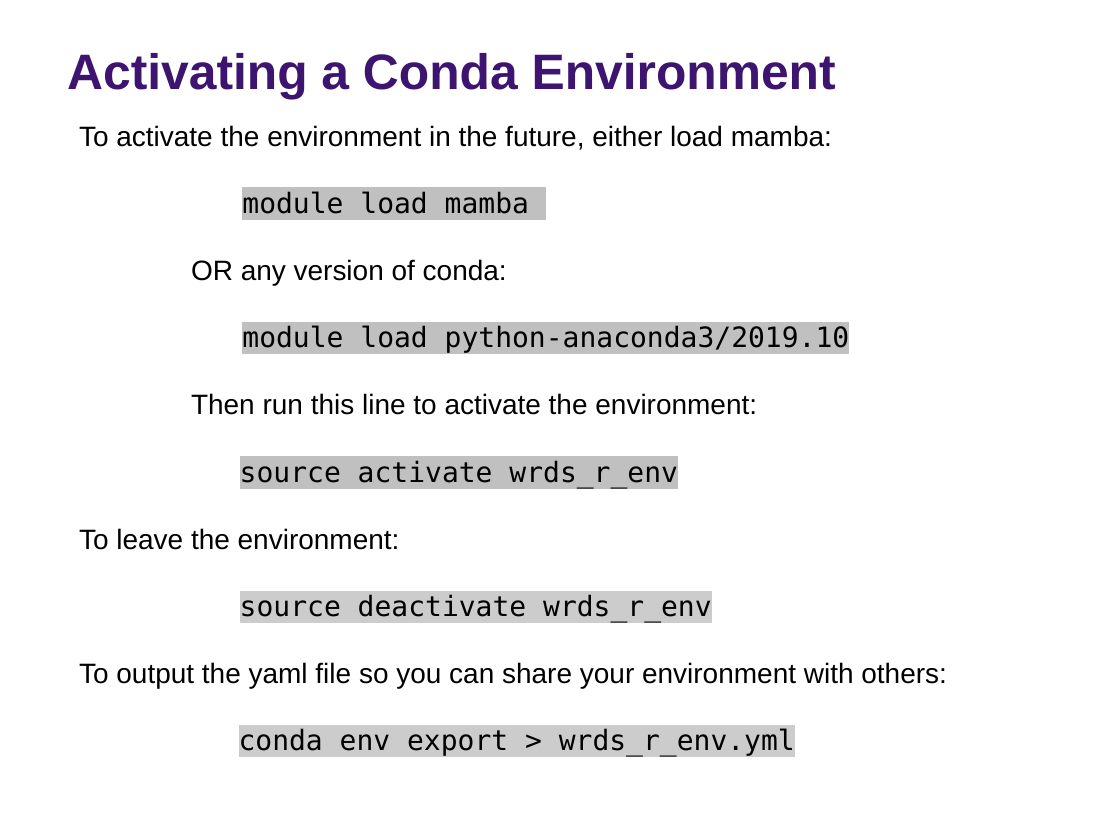
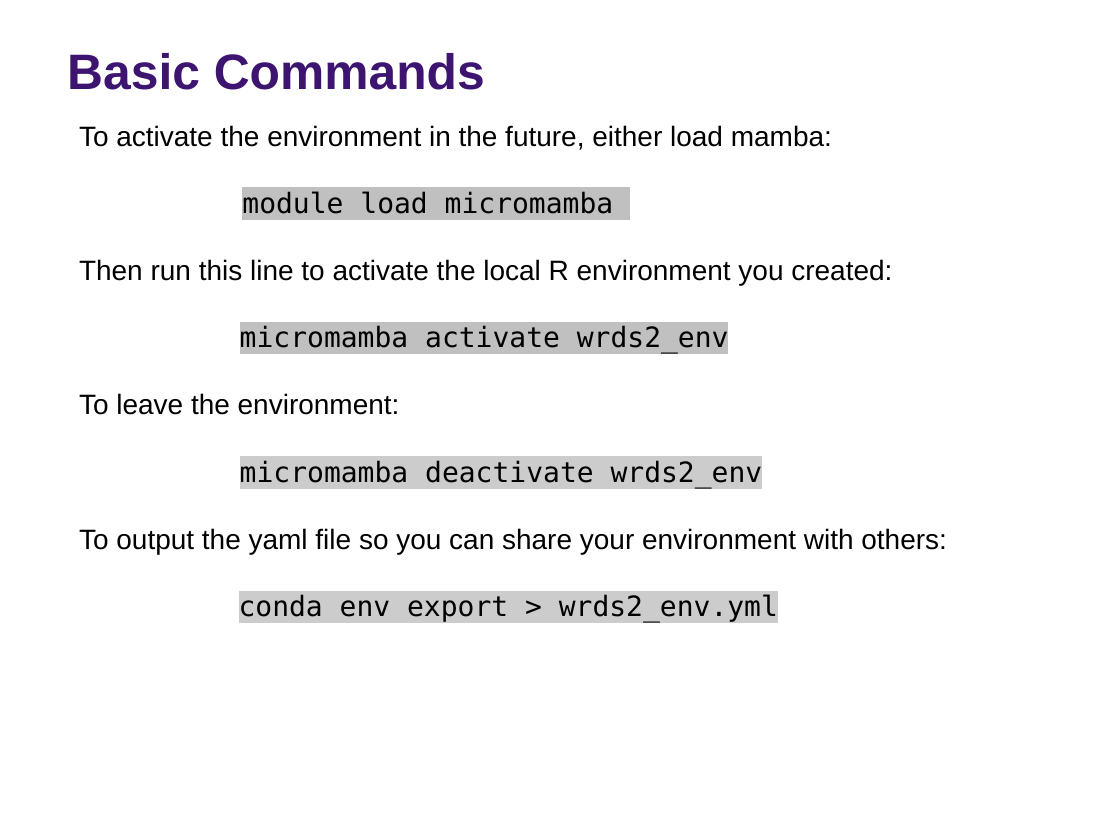
Before and after one commit to rs-kellogg/2024_phd_workshop, a slide deck: slide 4 of wrds/WRDS_Conda_Env.pptx (slide 3 before the commit). Drawn at 1120x840 pixels with LibreOffice and Linux fonts; fonts in the diff are those of the drawing; background and template pictures are left out. Boxes give left, top, right and bottom in pixels: in the first picture for what was removed or moved away, otherwise in the second. Text is boxed around its words. In the diff, an @@ line names an element or a change of style, - is before the commit and + after.

```diff
--- a/wrds/WRDS_Conda_Env.pptx
+++ b/wrds/WRDS_Conda_Env.pptx
@@ title at [67, 53, 485, 90]: text changed @@
-Activating a Conda Environment
+Basic Commands
@@ text at [79, 191, 892, 354]: text changed; font DejaVu Sans Mono to Arial @@
-module load mamba
-OR any version of conda:
-module load python-anaconda3/2019.10
-Then run this line to activate the environment:
-source activate wrds_r_env
+module load micromamba
+Then run this line to activate the local R environment you created:
+micromamba activate wrds2_env
@@ text at [240, 459, 763, 488]: text changed @@
-source deactivate wrds_r_env
+micromamba deactivate wrds2_env
@@ text at [239, 594, 778, 623]: text changed @@
-conda env export > wrds_r_env.yml
+conda env export > wrds2_env.yml
```
Also in this commit, not shown: 1 other slide changed, 1 slide added, 3 other files.
